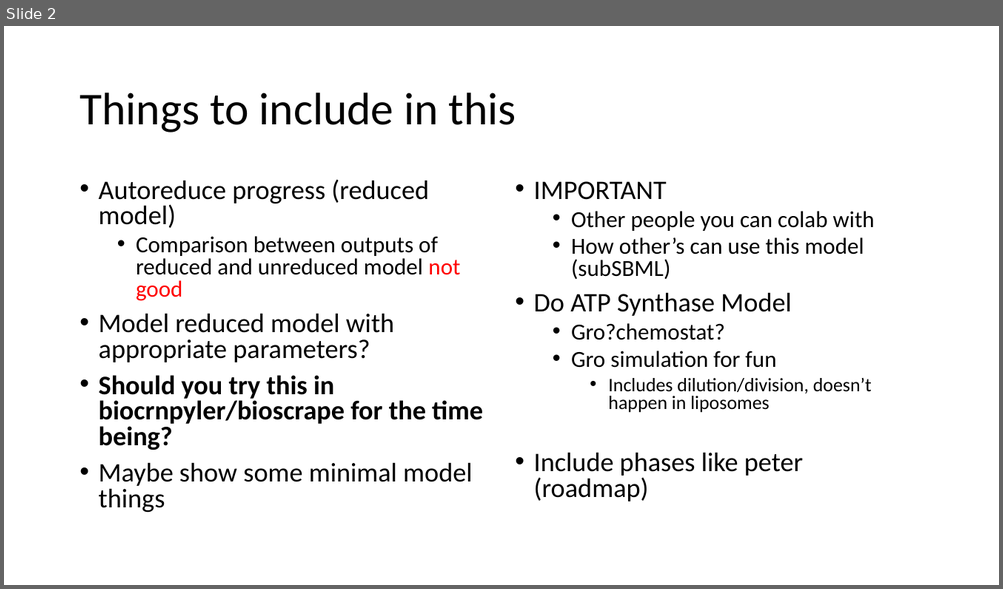
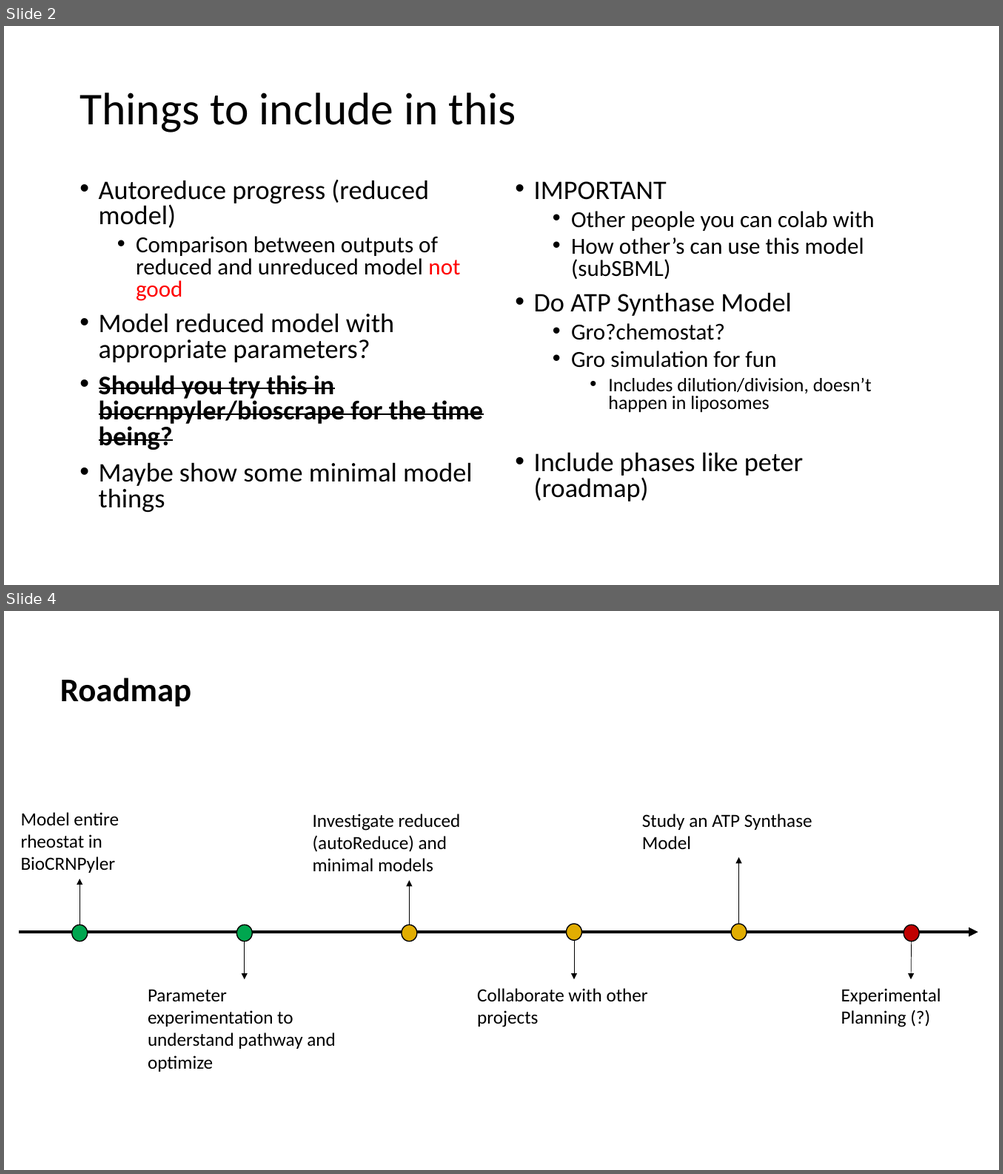
Before and after one commit to AnkitaRoychoudhury/ug_murray, a slide deck: miscellaneous/presentations/20200715_syncell_mtg.pptx. Shown one above the other, each under a label of ours: slide 2 before the commit, slides 2 and 4 after it; the slides between them are not shown. The pictures are 1003x589 and 1003x1174 pixels, drawn with LibreOffice and Linux fonts; fonts in the diff are those of the drawing. Boxes give left, top, right and bottom in pixels: in the first picture for what was removed or moved away, otherwise in the second. Text is boxed around its words. In the diff, an @@ line names an element or a change of style, - is before the commit and + after.

```diff
--- a/miscellaneous/presentations/20200715_syncell_mtg.pptx
+++ b/miscellaneous/presentations/20200715_syncell_mtg.pptx
@@ slide 4 added at <box>4,611,999,1170</box>, background #FFFFFF @@
@@ title added at <box>60,678,191,706</box>, 32 pt, text #000000, bold @@
+Roadmap
@@ group added at <box>19,812,978,1072</box>: 7 arrows, 6 ellipses, 5 texts @@
+Model entire rheostat in BioCRNPyler
+Parameter experimentation to understand pathway and optimize
+Investigate reduced (autoReduce) and minimal models
+Collaborate with other projects
+Study an ATP Synthase Model
@@ text added at <box>841,988,941,1028</box>, 18 pt, text #000000 @@
+Experimental Planning (?)
@@ slide 2 changed as well @@
@@ text at <box>99,375,483,450</box>: strikethrough on in "Should you try this in biocrnpyler/bioscrape for ..." @@
```
Also in this commit, not shown: 1 other slide changed, 11 other slides added, 2 slides removed, 13 other files.
